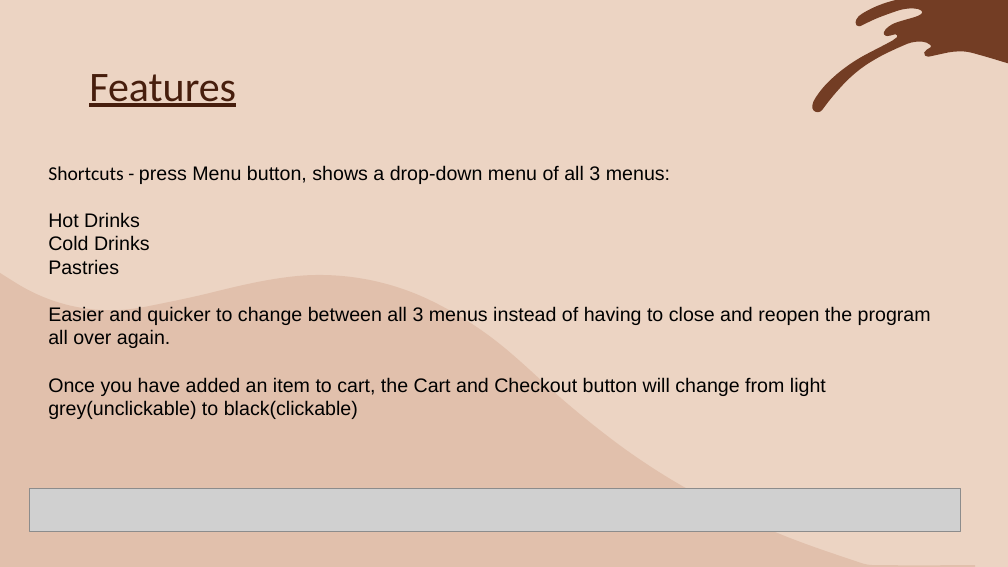
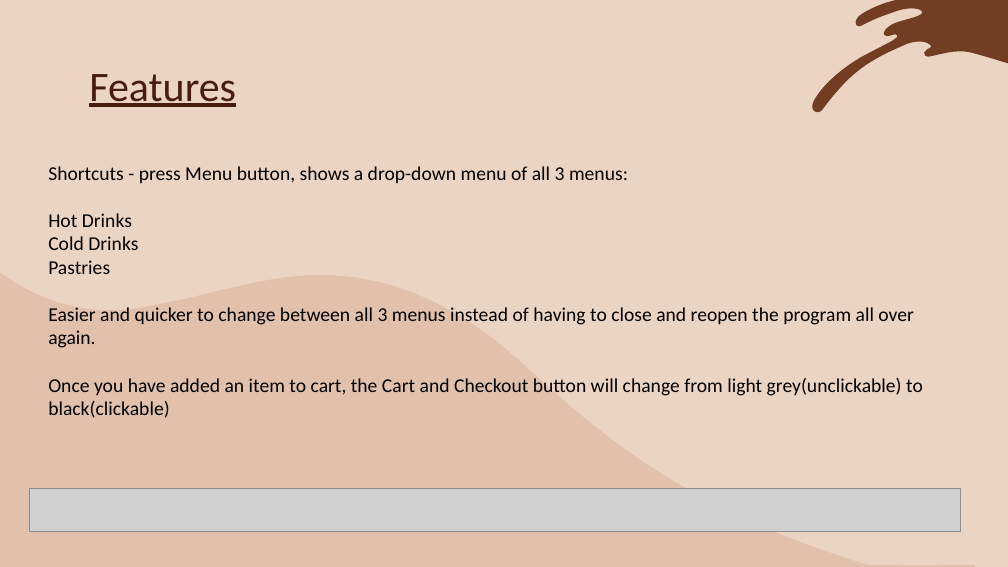
Before and after one commit to audreane20/AppDevProject, a slide deck: slide 13 of PowerPointAppDev.pptx. Drawn at 1008x567 pixels with LibreOffice and Linux fonts; fonts in the diff are those of the drawing; grey boxes stand for pictures. Boxes give left, top, right and bottom in pixels: in the first picture for what was removed or moved away, otherwise in the second. Text is boxed around its words. In the diff, an @@ line names an element or a change of style, - is before the commit and + after.

```diff
--- a/PowerPointAppDev.pptx
+++ b/PowerPointAppDev.pptx
@@ text "Shortcuts - press Menu button, ..." at [48, 166, 923, 418]: font Arial to Calibri @@
```
Also in this commit, not shown: 1 other slide changed.
